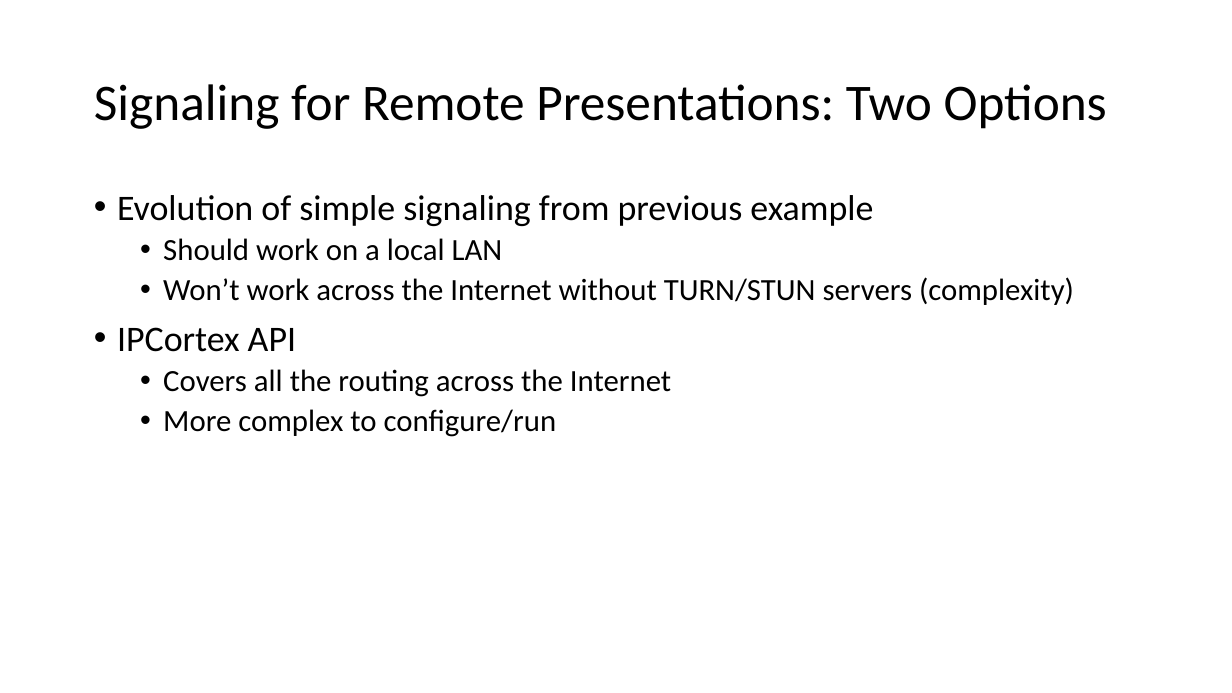
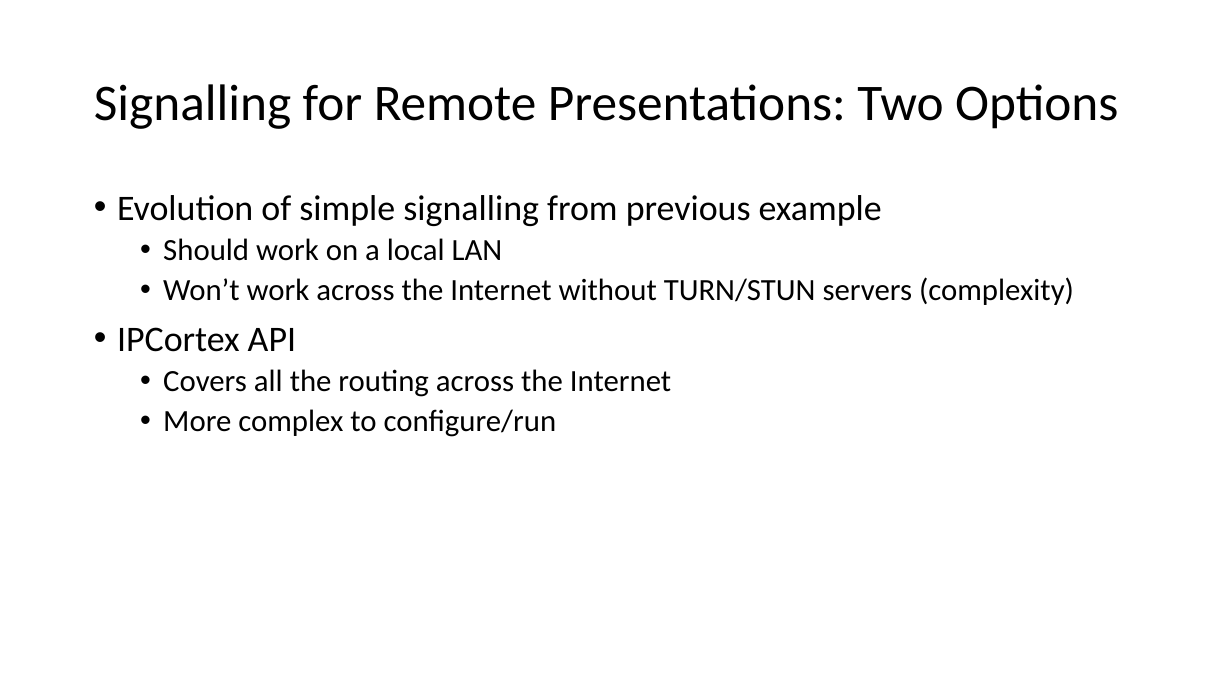
Before and after one commit to ipcortex/fac-workshop-materials, a slide deck: slide 34 of presentations/FAC9 Workshop.pptx (slide 22 before the commit). Drawn at 1232x693 pixels with LibreOffice and Linux fonts; fonts in the diff are those of the drawing. Boxes give left, top, right and bottom in pixels: in the first picture for what was removed or moved away, otherwise in the second. Text is boxed around its words. In the diff, an @@ line names an element or a change of style, - is before the commit and + after.

```diff
--- a/presentations/FAC9 Workshop.pptx
+++ b/presentations/FAC9 Workshop.pptx
@@ title at (94, 84, 1118, 129): text changed @@
-Signaling for Remote Presentations: Two Options
+Signalling for Remote Presentations: Two Options
@@ text at (117, 195, 882, 226): text changed @@
-• Evolution of simple signaling from previous example
+• Evolution of simple signalling from previous example
```
Also in this commit, not shown: 18 other slides changed, 12 slides added, 6 slides removed, 1 other file.
